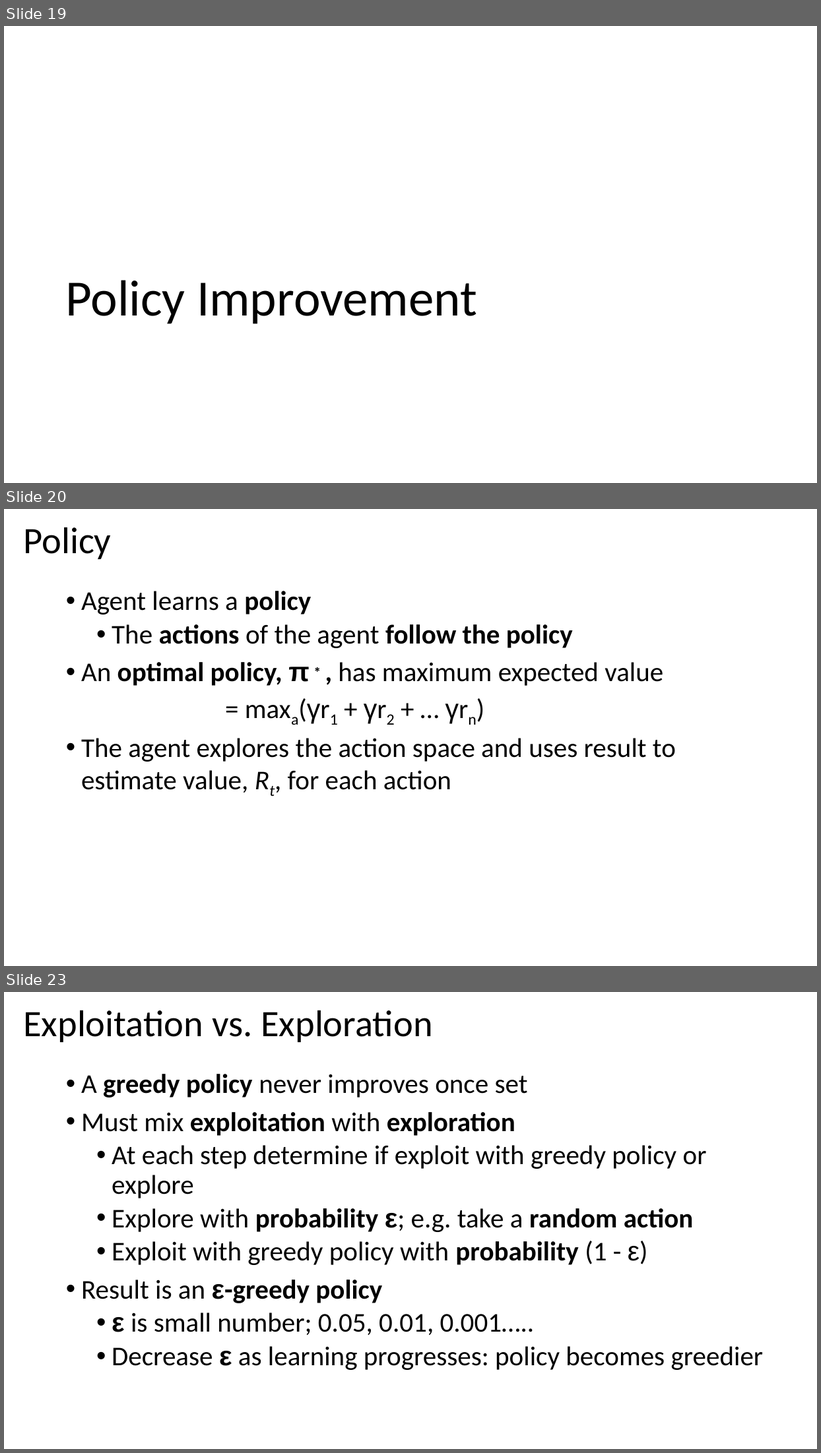
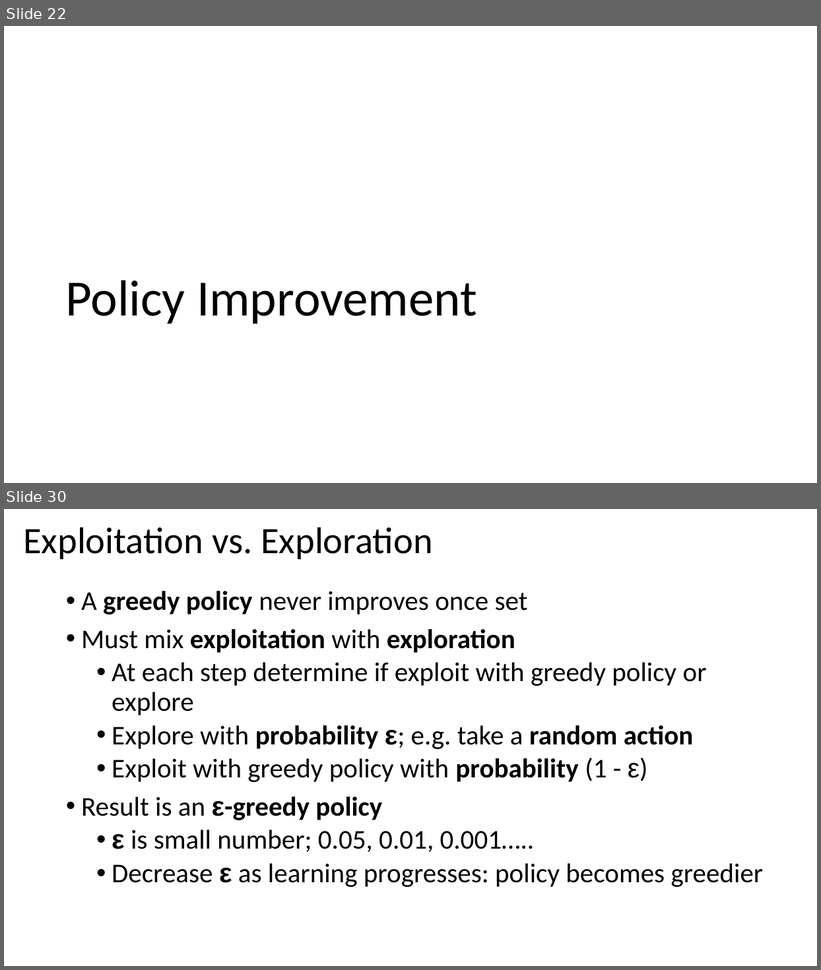
Before and after one commit to StephenElston/MachineLearning530, a slide deck: Lesson8/8_MC_RL.pptx. Shown one above the other, each under a label of ours: slides 19, 20 and 23 before the commit, slides 22 and 30 after it; the slides between them are not shown. The pictures are 821x1453 and 821x970 pixels, drawn with LibreOffice and Linux fonts; fonts in the diff are those of the drawing. Boxes give left, top, right and bottom in pixels: in the first picture for what was removed or moved away, otherwise in the second. Text is boxed around its words. In the diff, an @@ line names an element or a change of style, - is before the commit and + after.

```diff
--- a/Lesson8/8_MC_RL.pptx
+++ b/Lesson8/8_MC_RL.pptx
@@ slide 20 removed at bbox=[4, 509, 817, 966], background #FFFFFF @@
@@ title removed at bbox=[23, 527, 111, 559] @@
-Policy
@@ text removed at bbox=[81, 591, 676, 793] @@
-• Agent learns a policy
-  • The actions of the agent follow the policy
-• An optimal policy, π∗, has maximum expected value
-  = maxa(γr1 + γr2 + … γrn)
-• The agent explores the action space and uses result to estimate value, Rt, for each action
@@ what was slide 19 is now slide 22 @@
@@ what was slide 23 is now slide 30 @@
```
Also in this commit, not shown: 4 slides changed, 4 slides added, 1 other slide removed, 2 other files.
